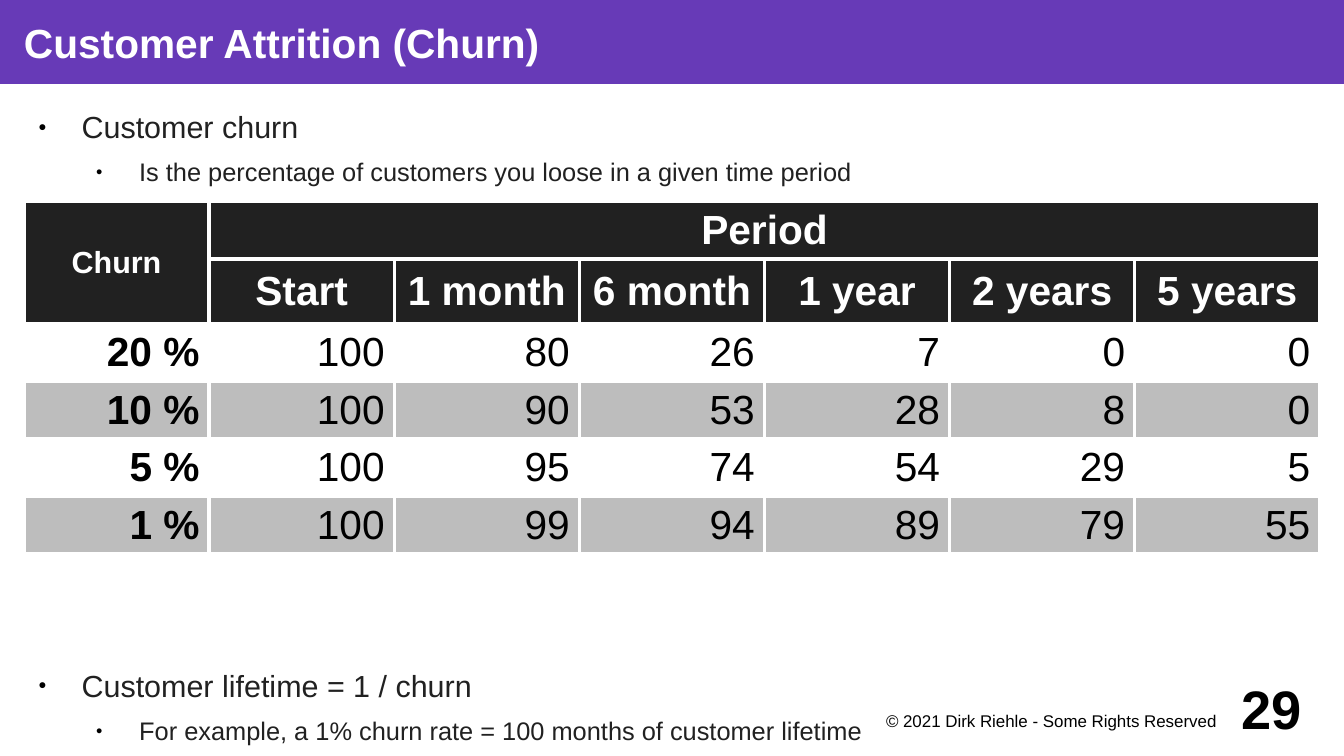
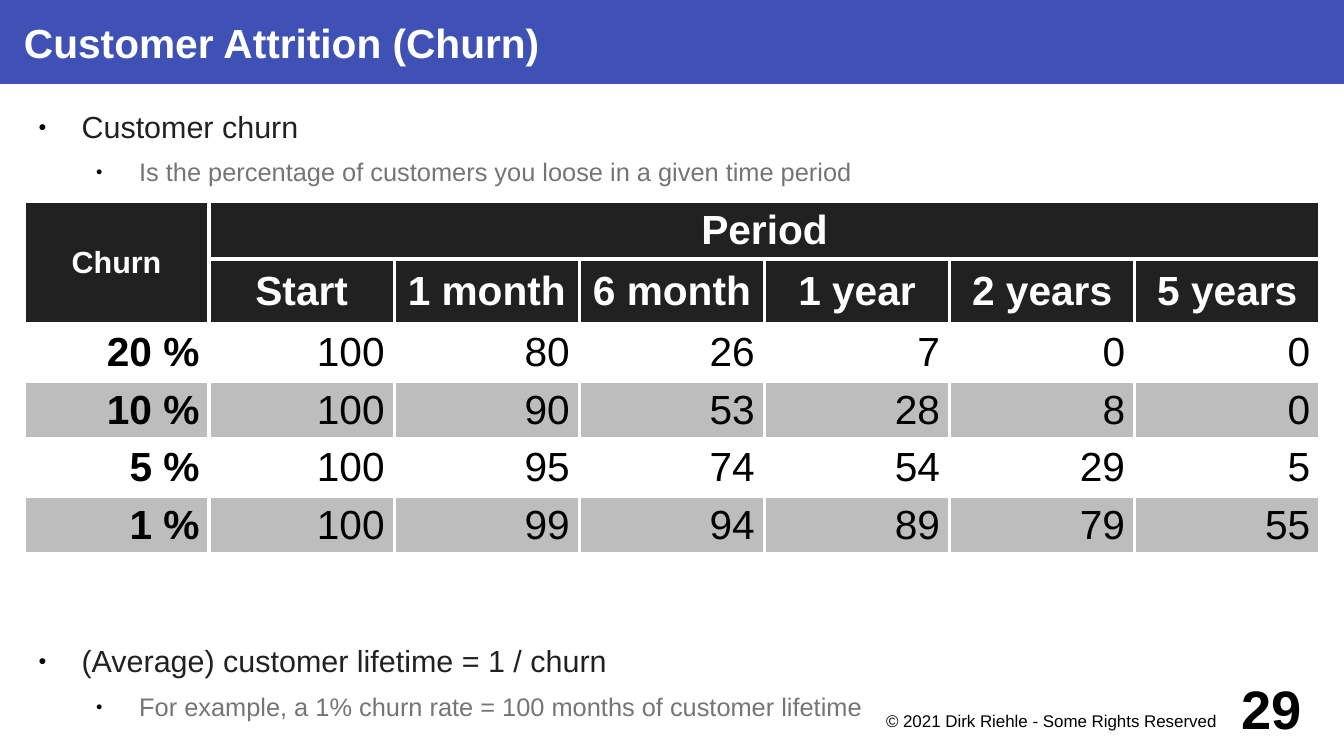
Before and after one commit to dirkriehle/coss-course, a slide deck: slide 29 of Lecture slides/COSS B04 - Business Models.odp. Drawn at 1344x756 pixels with LibreOffice and Linux fonts; fonts in the diff are those of the drawing. Boxes give left, top, right and bottom in pixels: in the first picture for what was removed or moved away, otherwise in the second. Text is boxed around its words. In the diff, an @@ line names an element or a change of style, - is before the commit and + after.

```diff
--- a/Lecture slides/COSS B04 - Business Models.odp
+++ b/Lecture slides/COSS B04 - Business Models.odp
@@ title "Customer Attrition (Churn)" at (x1=0, y1=0, x2=1344, y2=84): fill #673AB7 to #3F51B5 @@
@@ text at (x1=139, y1=162, x2=861, y2=721): text colour #212121 to #757575 in "Is the percentage of customers you loose ...", "For example, a 1% churn rate = ..." @@
@@ text at (x1=82, y1=650, x2=606, y2=678): text changed @@
-● Customer lifetime = 1 / churn
+● (Average) customer lifetime = 1 / churn
```
Also in this commit, not shown: 52 other slides changed, 19 other files.
